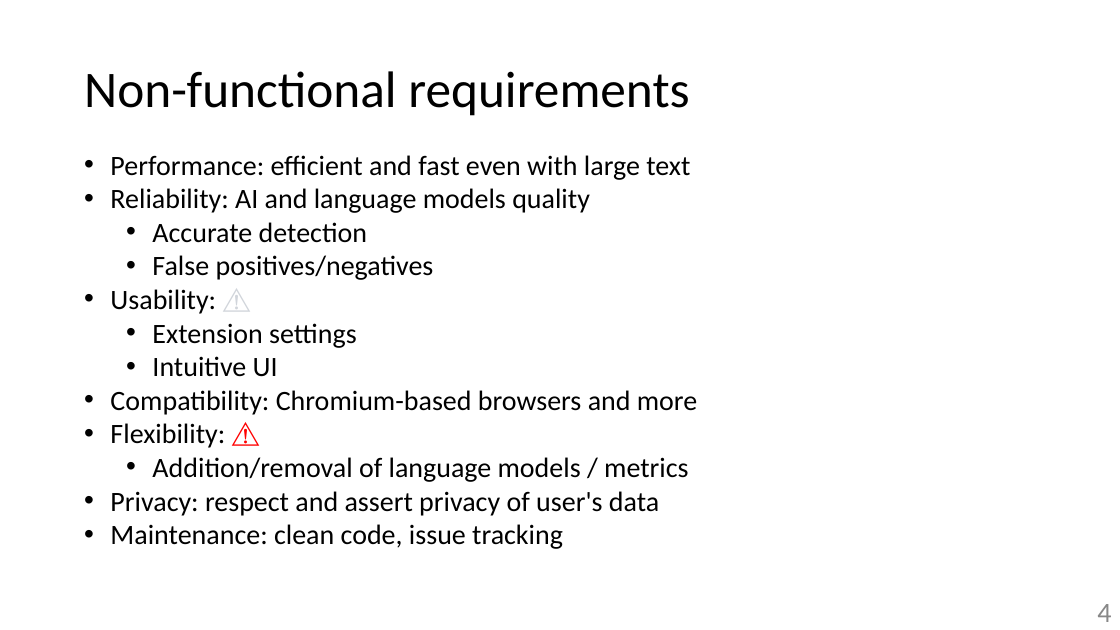
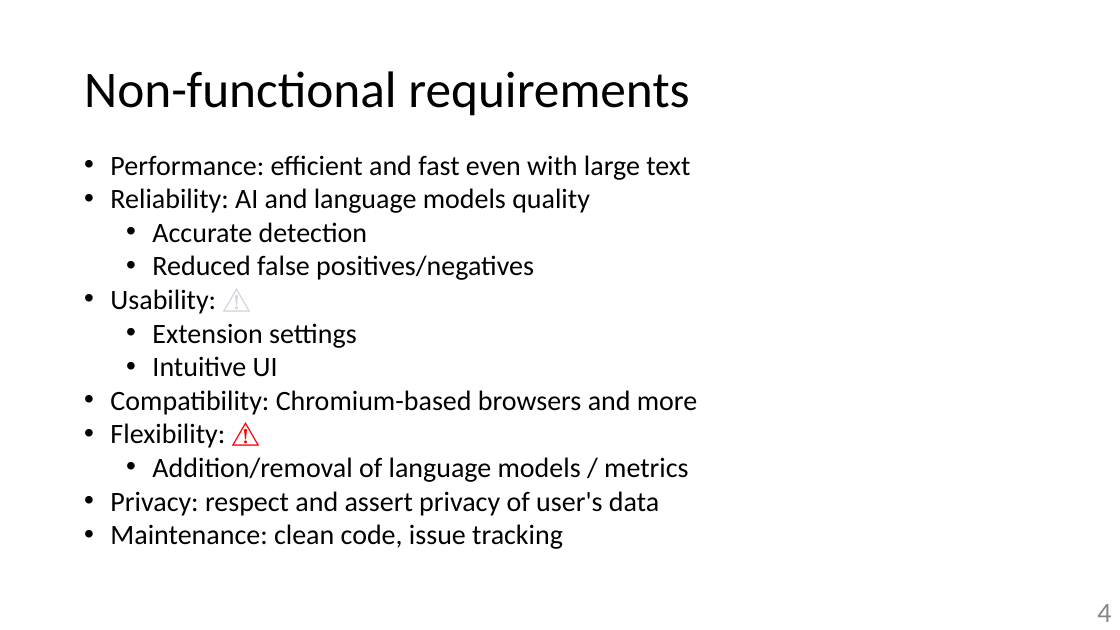
Before and after one commit to zzzzz151/AI-text-detector, a slide deck: slide 4 of presentation-elaboration.pptx. Drawn at 1120x630 pixels with LibreOffice and Linux fonts; fonts in the diff are those of the drawing. Boxes give left, top, right and bottom in pixels: in the first picture for what was removed or moved away, otherwise in the second. Text is boxed around its words. In the diff, an @@ line names an element or a change of style, - is before the commit and + after.

Commit message:
update pp

```diff
--- a/presentation-elaboration.pptx
+++ b/presentation-elaboration.pptx
@@ text at [152, 255, 534, 280]: text changed @@
-  • False positives/negatives
+  • Reduced false positives/negatives
```
